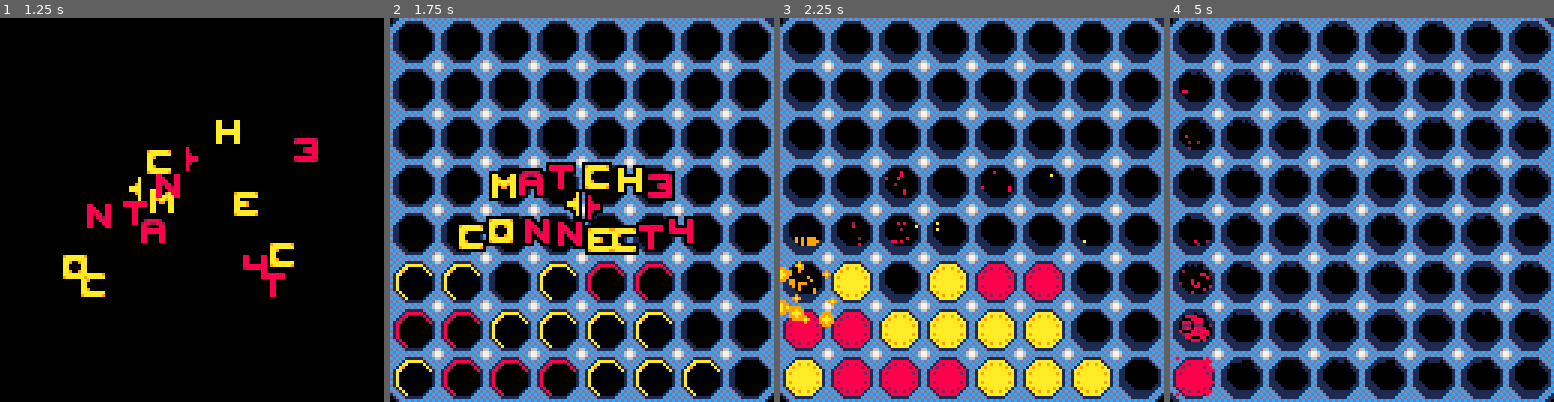
Above: before the commit, frames 1-4 (left to right).
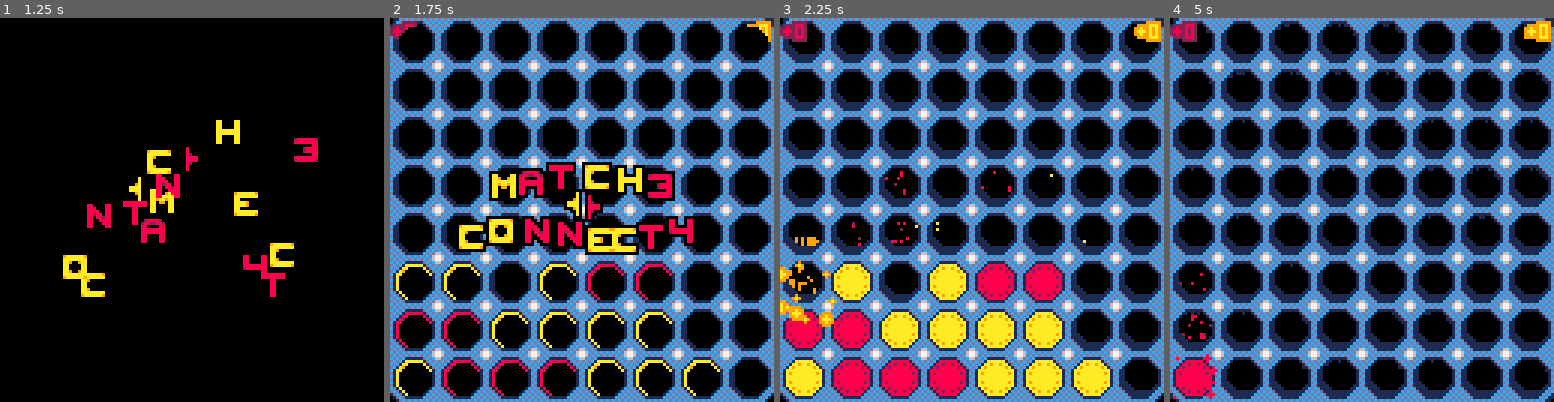
Above: after the commit, the same moments.

Repository: seleb/LDJAM41
Game: PICO-8 cartridge match3connect4.p8
The game is run twice, just before and just after one commit, with the same random seed, the same clock (stepped at 60 frames per second) and the same inputs.
Inputs:
- Up to frame 1 (1.25 s): tap X (X key) at 0.33, 1.07 s; tap O (Z key) at 0.7 s
- Up to frame 2 (1.75 s): hold Right from 1.6 s (still down); tap O (Z key) at 1.7 s
- Up to frame 3 (2.25 s): tap X (X key) at 1.85 s; release Right at 2.1 s; tap O (Z key) at 2.1 s; hold Up from 2.15 s (still down)
- Up to frame 4 (5 s): release Up at 2.42 s; hold Right 2.47-3.03 s; tap O (Z key) every 0.4 s from 2.5 to 4.9 s; tap X (X key) at 2.97, 4.08 s; hold Left 3.08-3.58 s; hold Down 3.63-3.97 s; hold Right 4.02-4.68 s; hold Up from 4.73 s (still down)

Frame 1 is identical in both runs. In frame 2, 0.3% of the frame differs, in the area x 0-100%, y 0-7%; in frame 3, 0.6%; in frame 4, 2.5%, in the area x 0-100%, y 0-100%.

Commit message:
extra turns on matches

Diff:
--- a/match3connect4.p8
+++ b/match3connect4.p8
@@ -20,6 +20,41 @@
     board[y][x]=flr(rnd(2)+1)
    end
  end
+
+ paths={}
+--horizontal
+for y=0,7 do
+local p={}
+for x=0,7 do
+ add(p,{x=x,y=y})
+end
+add(paths,p)
+end
+--vertical
+for x=0,7 do
+local p={}
+for y=0,7 do
+ add(p,{x=x,y=y})
+end
+add(paths,p)
+end
+--diag
+for y=-7,7 do
+local p1={}
+local p2={}
+local p3={}
+local p4={}
+for a=0,y do
+ add(p1,{y=y-a,x=a})
+ add(p2,{y=7-y+a,x=7-a})
+ add(p3,{y=y-a,x=7-a})
+ add(p4,{y=7-y+a,x=a})
+end
+add(paths,p1)
+add(paths,p2)
+add(paths,p3)
+add(paths,p4)
+end
 
  place={
   x=0,
@@ -49,6 +84,7 @@
   }
  end
 
+ turns={0,0}
  lerps={}
  placel={x=0,y=0}
  add(lerps,{place,placel,.2})
@@ -141,42 +177,7 @@
 end
 
 function update_pieces()
-local blow={}
-paths={}
---horizontal
-for y=0,7 do
-local p={}
-for x=0,7 do
- add(p,{x=x,y=y})
-end
-add(paths,p)
-end
---vertical
-for x=0,7 do
-local p={}
-for y=0,7 do
- add(p,{x=x,y=y})
-end
-add(paths,p)
-end
---diag
-for y=-7,7 do
-local p1={}
-local p2={}
-local p3={}
-local p4={}
-for a=0,y do
- add(p1,{y=y-a,x=a})
- add(p2,{y=7-y+a,x=7-a})
- add(p3,{y=y-a,x=7-a})
- add(p4,{y=7-y+a,x=a})
-end
-add(paths,p1)
-add(paths,p2)
-add(paths,p3)
-add(paths,p4)
-end
-
+local seqs={}
 for k,path in pairs(paths) do
  local last=nil
  local cur=nil
@@ -187,7 +188,7 @@
   cur=getpiece(y,x)
   if last~=nil and cur~=last then
    if last~=0 and #seq >= 3 then
-    add(blow,seq)
+    add(seqs,seq)
    end
    seq={}
   end
@@ -195,17 +196,27 @@
   last=cur
  end
  if last~=0 and #seq >= 3 then
+  add(seqs,seq)
+ end
+end
+
+local blow={}
+local victory={}
+local blewup=false
+for k,seq in pairs(seqs) do
+ if #seq ~= 4 then
+  turns[getpiece(seq[1].y,seq[1].x)]+=1
   add(blow,seq)
- end
-end
-
-local blewup=false
-local victory={}
+  blewup=true
+ else
+  add(victory,seq)
+ end
+end
+
+--blow em up
 for k,seq in pairs(blow) do
- if #seq ~= 4 then
  local front=seq[1]
  local back=seq[#seq]
-  --blow em up
   for l,spot in pairs(seq) do
    if getpiece(spot.y,spot.x)>0 then
     local c=getpiece(spot.y,spot.x)
@@ -225,14 +236,11 @@
       back.y*16+6+rnd(4),
       col[c][flr(rnd(2))+1])
     end,60)
-    blewup=true
    end
   end
- else
-  add(victory,seq)
- end
-end
-
+end
+
+--victory???
 for k,seq in pairs(victory) do
  local front=seq[1]
  local back=seq[#seq]
@@ -583,8 +591,12 @@
 if #anims == 0 then
  --next turn
  anim(function()
-  place.turn=(place.turn%2)+1
   sfx(5)
+  if turns[place.turn] > 0 then
+   turns[place.turn] -= 1
+  else
+   place.turn=(place.turn%2)+1
+  end
   if curpiece() > 0 then
    mode="pick"
   else
@@ -863,6 +875,10 @@
   pal()
  end
  map()
+ colpal(1)
+ printc("+"..turns[1],5,5,7,6)
+ colpal(2)
+ printc("+"..turns[2],128-5,5,7,6)
 end
 
 function draw_selector()
